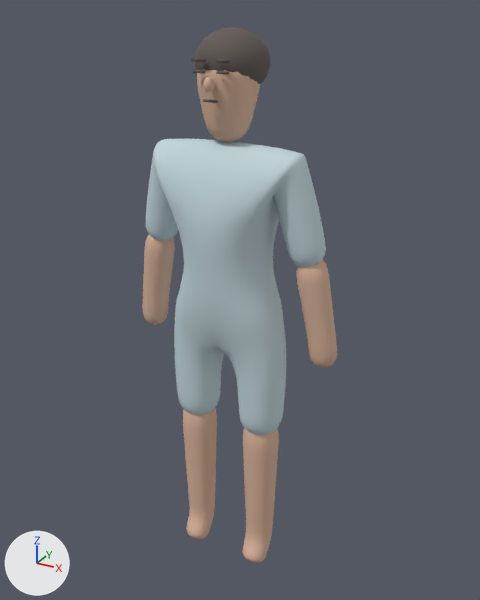
Renders of the FBX model unity/QanivaSimulation/Assets/Qaniva/Art/Patients/adult_rigged_v1.fbx from each side of a commit.
The view is the same before and after, from a 50 mm camera at (0.916, -1.594, 1.763) aimed at (0.013, 0.048, 0.942). Lighting does not change. The marker at lower left points along +X, +Y and +Z. The picture after the commit comes second.

Names of what the first picture shows: 'GownBody', 'SkinParts'.
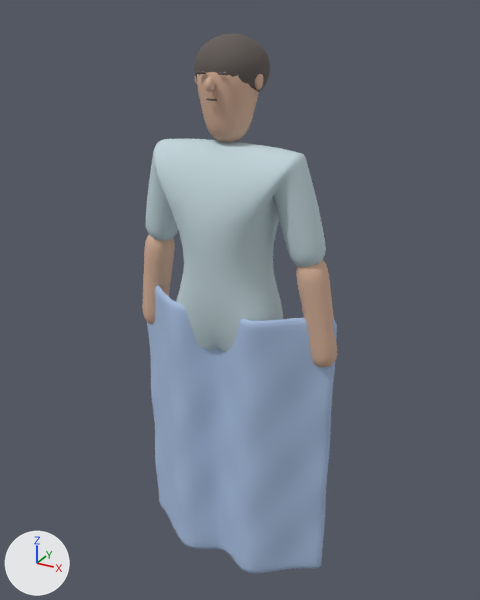
Where the change shows, as pixel boxes [x1, y1, x2, y2] in the pictures (480 x 600 px):
```json
{"object": "BlanketMesh", "change": "added", "after": [147, 285, 337, 573], "on screen": "blue"}
```

The change, as JSON lines over the scene's bpy script:
```json
{"op": "add", "block": "mat_patientblanketmat", "code": ["mat_patientblanketmat = principled_material('PatientBlanketMat')", "mat_patientblanketmat.base_color = (0.4, 0.53, 0.76)  # blue #aac0e2", "mat_patientblanketmat.roughness = 0.85"]}
{"op": "add", "block": "me_blanketmesh", "code": ["me_blanketmesh = bpy.data.meshes.new('BlanketMesh')", "me_blanketmesh.from_pydata(...)  # 3394 vertices, 3392 faces; spans x -0.335..0.335, y -0.107..0.045, z 0.016..0.959", "me_blanketmesh.materials.append(mat_patientblanketmat)  # blue #aac0e2"]}
{"op": "add", "block": "ob_blanketmesh", "code": ["ob_blanketmesh = bpy.data.objects.new('BlanketMesh', me_blanketmesh)", "ob_blanketmesh.location = (0.0, 0.0, 0.0)"]}
```
